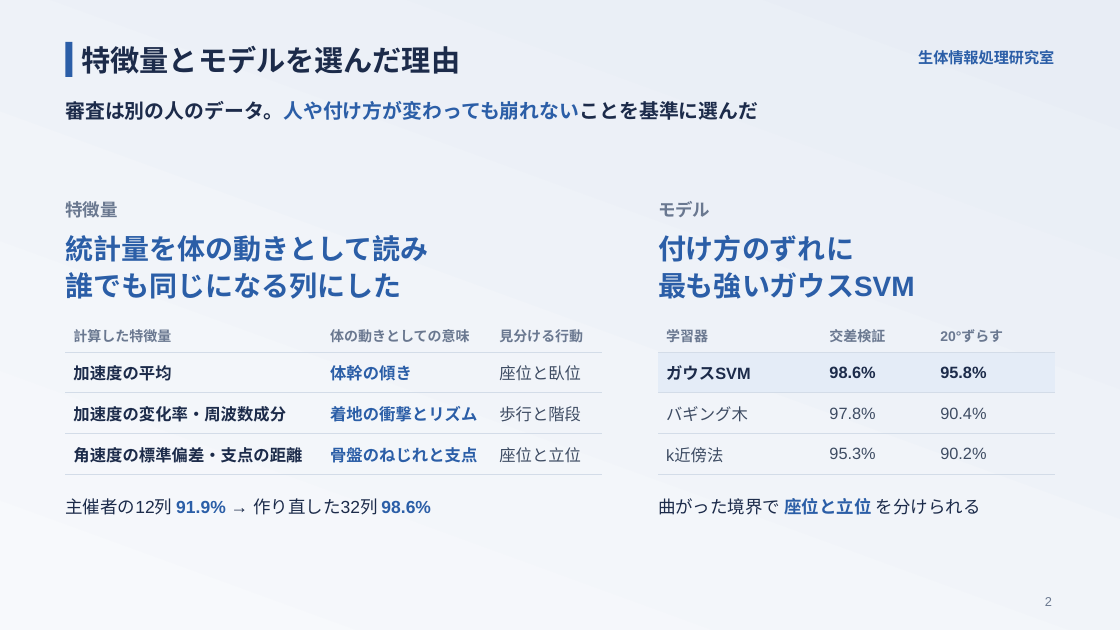
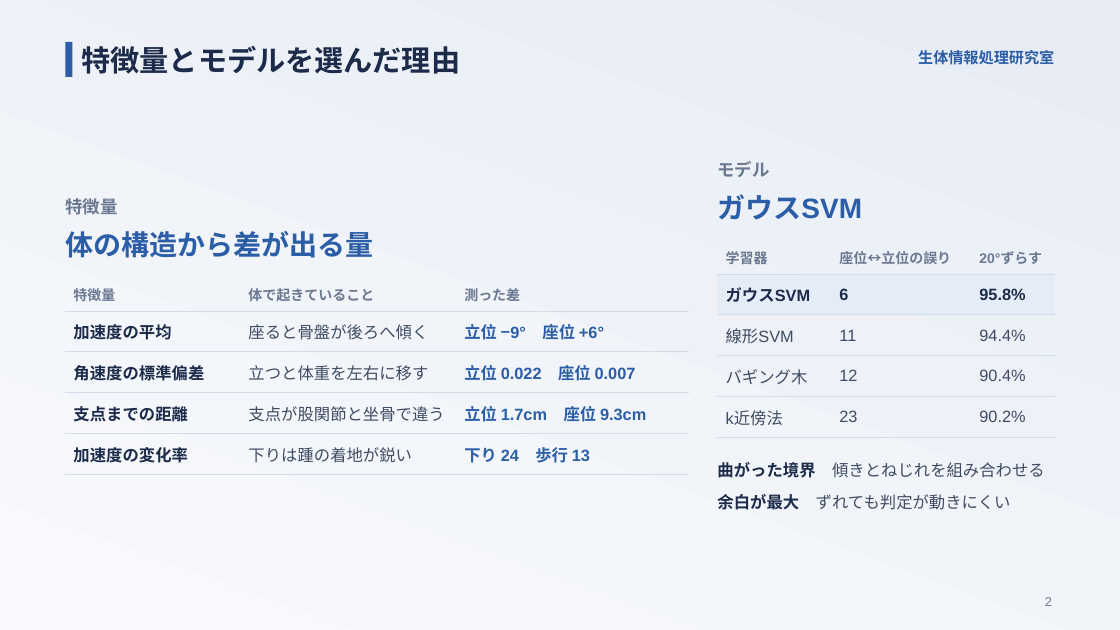
Before and after one commit to takuto-nohara/DataScienceContest, a slide deck: slide 2 of presentation/production_data_results.pptx. Drawn at 1120x630 pixels with LibreOffice and Linux fonts; fonts in the diff are those of the drawing. Boxes give left, top, right and bottom in pixels: in the first picture for what was removed or moved away, otherwise in the second. Text is boxed around its words. In the diff, an @@ line names an element or a change of style, - is before the commit and + after.

```diff
--- a/presentation/production_data_results.pptx
+++ b/presentation/production_data_results.pptx
@@ text removed at <box>65,101,758,120</box> @@
-審査は別の人のデータ。人や付け方が変わっても崩れないことを基準に選んだ
@@ text "モデル": place and size @@
-text "モデル" at <box>658,201,710,217</box>
+text "モデル" at <box>717,161,769,177</box>
@@ text at <box>717,194,862,220</box>: text changed @@
-付け方のずれに
-最も強いガウスSVM
+ガウスSVM
@@ text removed at <box>65,235,428,299</box> @@
-統計量を体の動きとして読み
-誰でも同じになる列にした
@@ text added at <box>65,231,373,258</box>, 24 pt, text #2B5EA7, bold @@
+体の構造から差が出る量
@@ table at <box>718,241,1054,438</box> @@
-row 1: 学習器 | 交差検証 | 20°ずらす
-row 2: ガウスSVM | 98.6% | 95.8%
-row 3: バギング木 | 97.8% | 90.4%
-row 4: k近傍法 | 95.3% | 90.2%
+row 1: 学習器 | 座位↔立位の誤り | 20°ずらす
+row 2: ガウスSVM | 6 | 95.8%
+row 3: 線形SVM | 11 | 94.4%
+row 4: バギング木 | 12 | 90.4%
+row 5: k近傍法 | 23 | 90.2%
@@ table: place and size @@
-table at <box>658,319,1054,475</box>
+table at <box>718,241,1054,438</box>
@@ table at <box>66,278,690,475</box> @@
-row 1: 計算した特徴量 | 体の動きとしての意味 | 見分ける行動
-row 2: 加速度の平均 | 体幹の傾き | 座位と臥位
-row 3: 加速度の変化率・周波数成分 | 着地の衝撃とリズム | 歩行と階段
-row 4: 角速度の標準偏差・支点の距離 | 骨盤のねじれと支点 | 座位と立位
+row 1: 特徴量 | 体で起きていること | 測った差
+row 2: 加速度の平均 | 座ると骨盤が後ろへ傾く | 立位 −9° 座位 +6°
+row 3: 角速度の標準偏差 | 立つと体重を左右に移す | 立位 0.022 座位 0.007
+row 4: 支点までの距離 | 支点が股関節と坐骨で違う | 立位 1.7cm 座位 9.3cm
+row 5: 加速度の変化率 | 下りは踵の着地が鋭い | 下り 24 歩行 13
@@ table: place and size @@
-table at <box>66,319,602,475</box>
+table at <box>66,278,690,475</box>
@@ text at <box>717,462,1045,478</box>: text changed; size 15 to 14 pt; text colour #1C2B4A to #3E4C63 @@
-曲がった境界で 座位と立位 を分けられる
+曲がった境界 傾きとねじれを組み合わせる
@@ text removed at <box>65,498,431,515</box> @@
-主催者の12列 91.9% → 作り直した32列 98.6%
@@ text added at <box>717,494,1011,510</box>, 14 pt, text #3E4C63 @@
+余白が最大 ずれても判定が動きにくい
```
Also in this commit, not shown: 1 other file.
